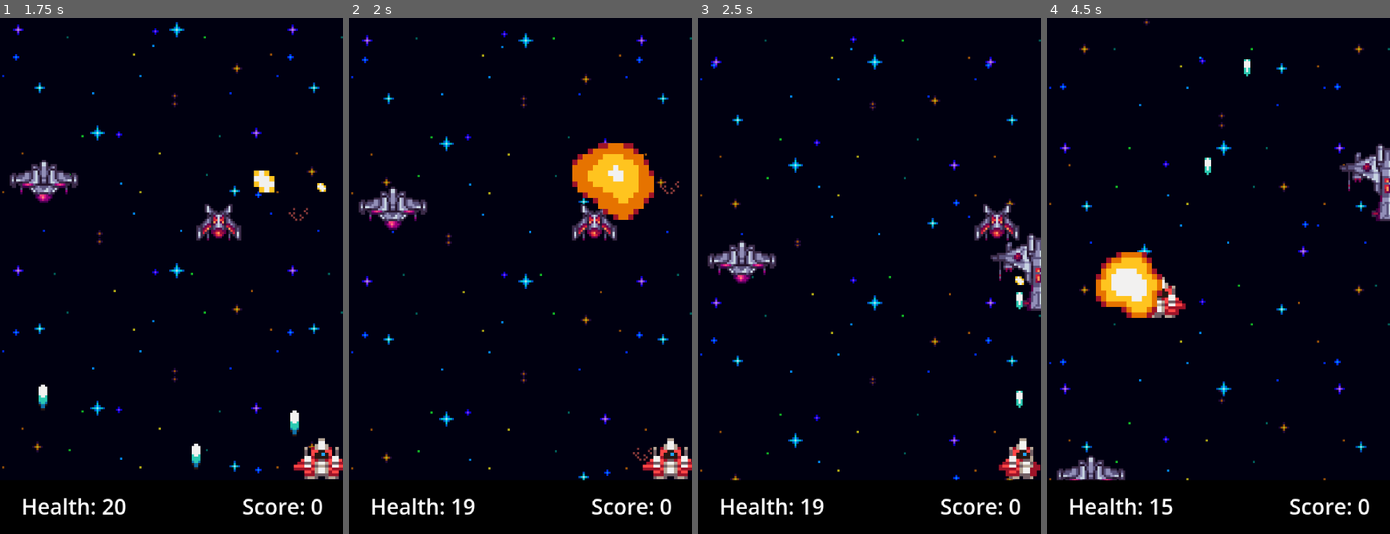
Above: before the commit, frames 1-4 (left to right).
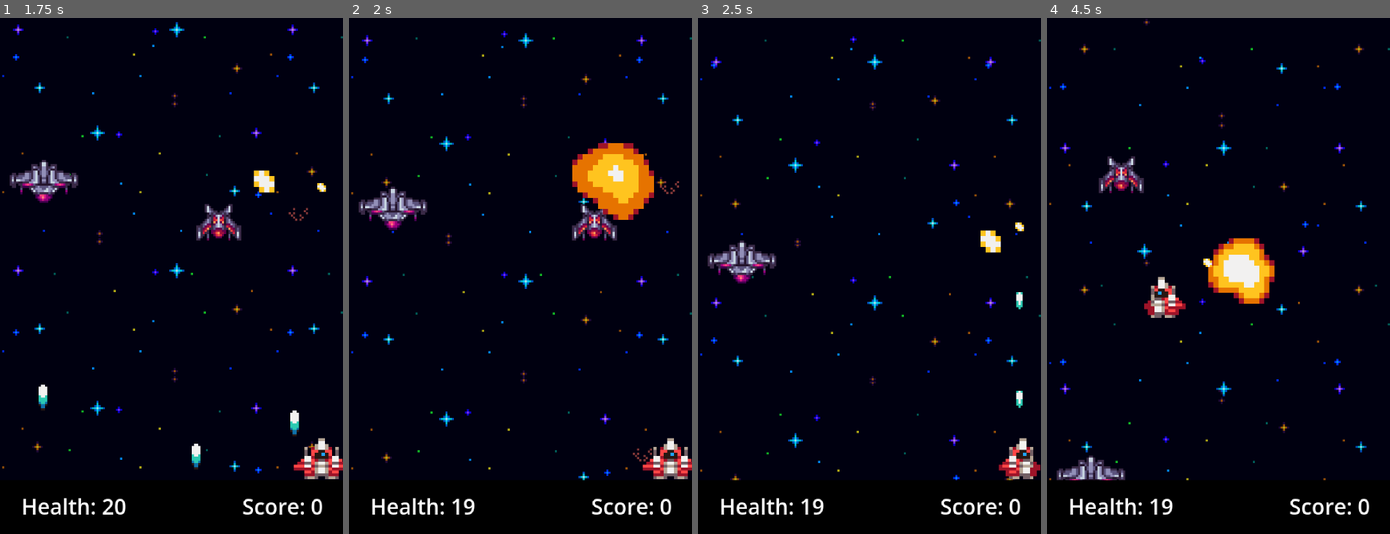
Above: after the commit, the same moments.

Repository: p4upi3/Game3_Shoot-EmUp
Game: Godot game, scene res://game.tscn
Two runs of this game, one before a commit and one after it. Both use one fixed random seed, a clock stepped at 60 frames per second and the inputs below.
Inputs:
- Up to frame 1 (1.75 s): tap Enter (ui_accept) at 0.5, 0.77, 1.52 s; hold D (move_right) 0.53-1.28 s; hold Space (shoot) 0.53-1.28 s; hold S (move_down) from 1.28 s (still down); tap Space (shoot) at 1.35 s
- Up to frame 2 (2 s): keep holding S (move_down)
- Up to frame 3 (2.5 s): release S (move_down) at 2.03 s; hold D (move_right) from 2.03 s (still down); hold Space (shoot) from 2.03 s (still down)
- Up to frame 4 (4.5 s): release D (move_right) at 2.78 s; release Space (shoot) at 2.78 s; hold W (move_up) 2.78-3.53 s; tap Space (shoot) at 2.85, 4.35 s; tap Enter (ui_accept) at 3.02, 3.77 s; hold Space (shoot) 3.53-4.28 s; hold A (move_left) from 3.53 s (still down)

Frame 1 is identical in both runs. In frame 2, less than 0.1% of the frame differs, in the area x 82-89%, y 83-86%; in frame 3, 1.9%; in frame 4, 5.7%, in the area x 14-100%, y 8-97%.

Commit message:
Added second enemy to spawner, fixed bugs

Diff:
--- a/game-3/enemy1.gd
+++ b/game-3/enemy1.gd
@@ -101,12 +101,6 @@
 	shoot()
 	$Timer.start(0.5)
 
-func explode() -> void:
-	var boom = EXPLOSION.instantiate()
-	get_tree().current_scene.add_child(boom)
-	boom.global_position = global_position
-	queue_free()
-
 func take_damage(amount: int) -> void:
 	health -= amount
 	if health <= 0:
--- a/game-3/enemy_2.gd
+++ b/game-3/enemy_2.gd
@@ -9,14 +9,15 @@
 const EXPLOSION = preload("res://explosion.tscn")
 
 func _physics_process(delta: float) -> void:
+	var is_spawned_enemy = is_in_group("spawned_enemies")
 	velocity.x = direction * 50
 	move_and_slide()
 
 	var half_width = animated_sprite_2d.sprite_frames.get_frame_texture(animated_sprite_2d.animation, animated_sprite_2d.frame).get_size().x / 2
-	var is_spawned_enemy = is_in_group("spawned_enemies")
 
-	if position.x < -half_width:
+	if position.x > 210:
 		queue_free()
+	return
 
 func _ready() -> void:
 	$Timer.start(0.5)
--- a/game-3/enemy_2.tscn
+++ b/game-3/enemy_2.tscn
@@ -2,6 +2,9 @@
 
 [ext_resource type="Script" uid="uid://dpcwkxja7hls5" path="res://enemy_2.gd" id="1_vfv5t"]
 [ext_resource type="Texture2D" uid="uid://cdu4t45o0q7tf" path="res://assets/SpaceShips_Enemy-0001.png" id="2_mvvu1"]
+
+[sub_resource type="CircleShape2D" id="CircleShape2D_tv6ys"]
+radius = 13.0
 
 [sub_resource type="AtlasTexture" id="AtlasTexture_hv4bk"]
 atlas = ExtResource("2_mvvu1")
@@ -22,12 +25,16 @@
 radius = 12.0
 height = 24.0
 
-[sub_resource type="CircleShape2D" id="CircleShape2D_tv6ys"]
-
 [node name="enemy2" type="CharacterBody2D" unique_id=141192781 groups=["enemies"]]
 collision_layer = 2
 collision_mask = 0
 script = ExtResource("1_vfv5t")
+
+[node name="Area2D" type="Area2D" parent="." unique_id=1819833895 groups=["enemies"]]
+
+[node name="CollisionShape2D" type="CollisionShape2D" parent="Area2D" unique_id=891308184]
+position = Vector2(1, -7)
+shape = SubResource("CircleShape2D_tv6ys")
 
 [node name="AnimatedSprite2D" type="AnimatedSprite2D" parent="." unique_id=555139004]
 position = Vector2(16, -19)
@@ -41,11 +48,5 @@
 position = Vector2(1, -7)
 shape = SubResource("CapsuleShape2D_u0ya7")
 
-[node name="Area2D" type="Area2D" parent="." unique_id=1819833895]
-
-[node name="CollisionShape2D" type="CollisionShape2D" parent="Area2D" unique_id=891308184]
-position = Vector2(1, -7)
-shape = SubResource("CircleShape2D_tv6ys")
-
+[connection signal="area_entered" from="Area2D" to="." method="_on_area_2d_area_entered"]
 [connection signal="timeout" from="Timer" to="." method="_on_timer_timeout"]
-[connection signal="area_entered" from="Area2D" to="." method="_on_area_2d_area_entered"]
--- a/game-3/enemy_3.tscn
+++ b/game-3/enemy_3.tscn
@@ -2,6 +2,9 @@
 
 [ext_resource type="Script" uid="uid://cjm0c5nrfbqsd" path="res://enemy_3.gd" id="1_dxyk6"]
 [ext_resource type="Texture2D" uid="uid://cdu4t45o0q7tf" path="res://assets/SpaceShips_Enemy-0001.png" id="2_no5mw"]
+
+[sub_resource type="RectangleShape2D" id="RectangleShape2D_ha5v8"]
+size = Vector2(30, 11)
 
 [sub_resource type="AtlasTexture" id="AtlasTexture_v15ab"]
 atlas = ExtResource("2_no5mw")
@@ -25,13 +28,17 @@
 [sub_resource type="RectangleShape2D" id="RectangleShape2D_u0ya7"]
 size = Vector2(33, 12)
 
-[sub_resource type="RectangleShape2D" id="RectangleShape2D_ha5v8"]
-size = Vector2(30, 11)
-
 [node name="enemy3" type="CharacterBody2D" unique_id=141192781 groups=["enemies"]]
 collision_layer = 2
 collision_mask = 0
 script = ExtResource("1_dxyk6")
+
+[node name="Area2D" type="Area2D" parent="." unique_id=1428795021 groups=["enemies"]]
+position = Vector2(0, 2)
+
+[node name="CollisionShape2D" type="CollisionShape2D" parent="Area2D" unique_id=298938800]
+position = Vector2(0, -2.5)
+shape = SubResource("RectangleShape2D_ha5v8")
 
 [node name="AnimatedSprite2D" type="AnimatedSprite2D" parent="." unique_id=555139004]
 position = Vector2(0, 2)
@@ -50,12 +57,5 @@
 [node name="bullet_pos" type="Marker2D" parent="." unique_id=1896061417]
 position = Vector2(0, 10)
 
-[node name="Area2D" type="Area2D" parent="." unique_id=1428795021]
-position = Vector2(0, 2)
-
-[node name="CollisionShape2D" type="CollisionShape2D" parent="Area2D" unique_id=298938800]
-position = Vector2(0, -2.5)
-shape = SubResource("RectangleShape2D_ha5v8")
-
+[connection signal="area_entered" from="Area2D" to="." method="_on_area_2d_area_entered"]
 [connection signal="timeout" from="Timer" to="." method="_on_timer_timeout"]
-[connection signal="area_entered" from="Area2D" to="." method="_on_area_2d_area_entered"]
--- a/game-3/enemy_spawner.gd
+++ b/game-3/enemy_spawner.gd
@@ -2,9 +2,8 @@
 
 const ENEMY_SCENE1 = preload("res://enemy1.tscn")
 const ENEMY_SCENE2 = preload("res://enemy_2.tscn")
-const ENEMY_SCENE3 = preload("res://enemy_3.tscn")
 
-@export var spawn_interval: float = 2.0
+@export var spawn_interval: float = 3.0
 @export var offscreen_padding: float = 40.0
 @export var max_spawned_enemies: int = 4
 
@@ -19,6 +18,7 @@
 
 func _on_spawn_timer_timeout() -> void:
 	spawn_enemy1()
+	spawn_enemy2()
 
 
 func spawn_enemy1() -> void:
@@ -60,35 +60,11 @@
 	var viewport_size = get_viewport_rect().size
 
 	var spawn_y = randf_range(
-		30.0,
-		viewport_size.y - 80.0
+		20.0,
+		viewport_size.y - 100.0
 	)
 
 	enemy.global_position = Vector2(
-		viewport_size.x + offscreen_padding,
+		0 - offscreen_padding,
 		spawn_y
 	)
-
-func spawn_enemy3() -> void:
-	var existing_enemies = get_tree().get_nodes_in_group("spawned_enemies")
-
-	if existing_enemies.size() >= max_spawned_enemies:
-		return
-
-	var enemy = ENEMY_SCENE3.instantiate()
-
-	get_tree().current_scene.add_child(enemy)
-
-	enemy.add_to_group("spawned_enemies")
-
-	var viewport_size = get_viewport_rect().size
-
-	var spawn_y = randf_range(
-		30.0,
-		viewport_size.y - 80.0
-	)
-
-	enemy.global_position = Vector2(
-		viewport_size.x + offscreen_padding,
-		spawn_y
-	)
--- a/game-3/player.tscn
+++ b/game-3/player.tscn
@@ -5,7 +5,7 @@
 [ext_resource type="Script" uid="uid://dbgiv4bkmw5kp" path="res://player_shooter.gd" id="3_i3pqv"]
 
 [sub_resource type="RectangleShape2D" id="RectangleShape2D_ha5v8"]
-size = Vector2(20, 13)
+size = Vector2(16, 9)
 
 [sub_resource type="AtlasTexture" id="AtlasTexture_hqtel"]
 atlas = ExtResource("2_i3pqv")
@@ -71,15 +71,15 @@
 sprite_frames = SubResource("SpriteFrames_u0ya7")
 
 [node name="CollisionShape2D" type="CollisionShape2D" parent="." unique_id=1431288839]
-position = Vector2(-1, -3)
+position = Vector2(0, -3)
 shape = SubResource("CircleShape2D_u0ya7")
 
 [node name="CollisionShape2D3" type="CollisionShape2D" parent="." unique_id=1695635820]
-position = Vector2(-6, 4)
+position = Vector2(-5, 3)
 shape = SubResource("CapsuleShape2D_u0ya7")
 
 [node name="CollisionShape2D2" type="CollisionShape2D" parent="." unique_id=2072672551]
-position = Vector2(3, 4)
+position = Vector2(5, 3)
 shape = SubResource("CapsuleShape2D_u0ya7")
 
 [node name="CollisionShape2D4" type="CollisionShape2D" parent="." unique_id=5887912]
